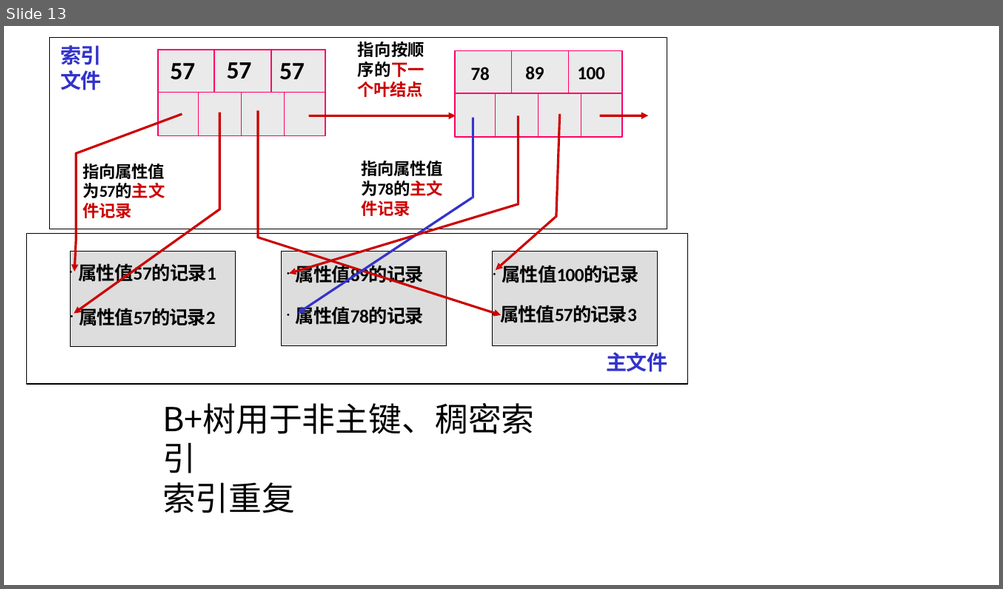
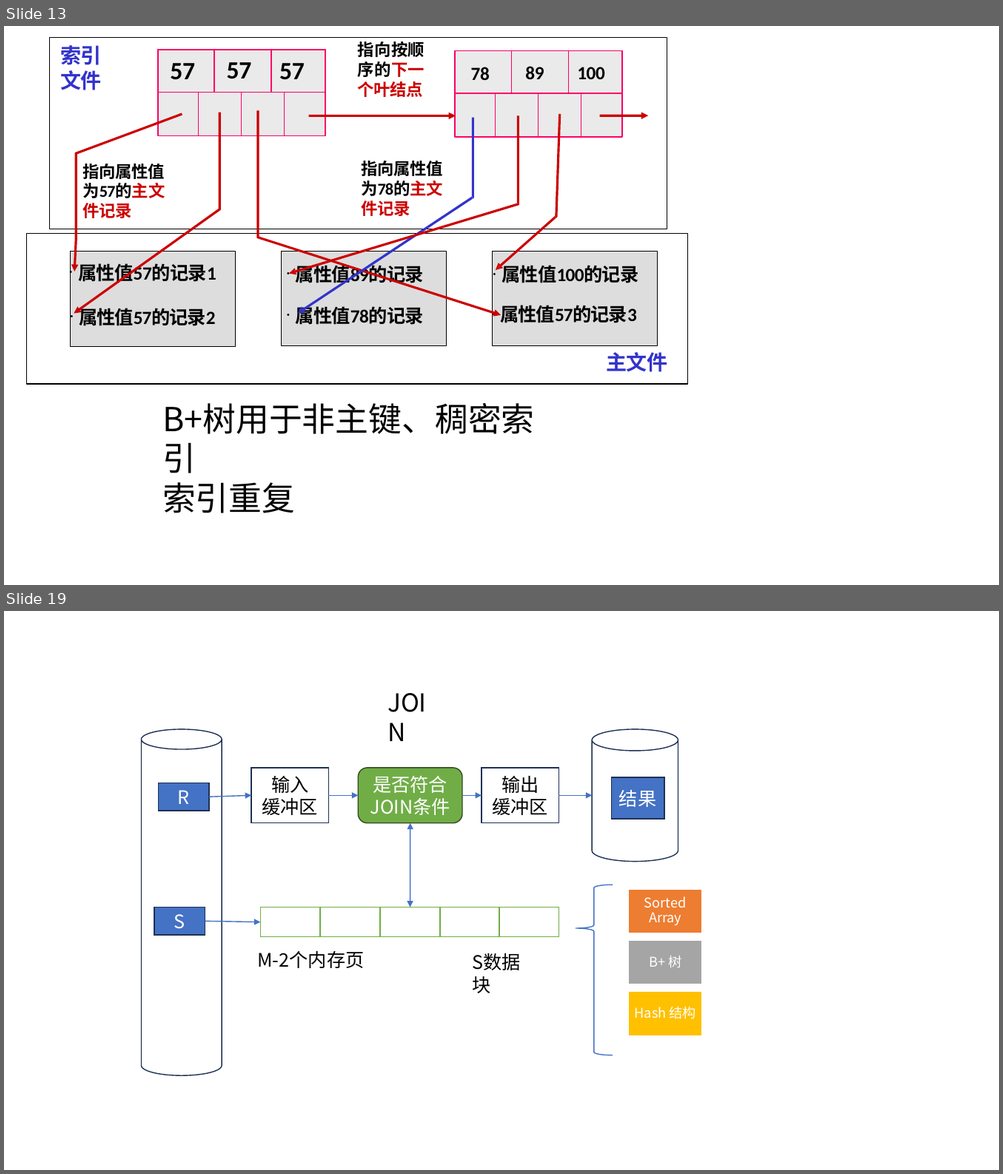
Before and after one commit to guofei9987/a, a slide deck: computer/database/database.pptx. Shown one above the other, each under a label of ours: slide 13 before the commit, slides 13 and 19 after it; the slides between them are not shown. The pictures are 1003x589 and 1003x1174 pixels, drawn with LibreOffice and Linux fonts; fonts in the diff are those of the drawing. Boxes give left, top, right and bottom in pixels: in the first picture for what was removed or moved away, otherwise in the second. Text is boxed around its words. In the diff, an @@ line names an element or a change of style, - is before the commit and + after.

```diff
--- a/computer/database/database.pptx
+++ b/computer/database/database.pptx
@@ slide 19 added at (4, 611, 999, 1170), background #FFFFFF @@
@@ arrow added from (205, 921) to (261, 922), #4472C4 1 pt @@
@@ group added at (142, 684, 702, 1076): 13 rectangles, 6 texts, 4 arrows, 2 cylinders, 1 rounded rectangle, 1 double arrow, 1 left brace @@
+R
+S
+输入
+缓冲区
+是否符合
+JOIN条件
+输出
+缓冲区
+结果
+JOIN
+S数据块
+M-2个内存页
+Sorted Array
+B+ 树
+Hash 结构
```
Also in this commit, not shown: 10 other slides added, 14 other files.
